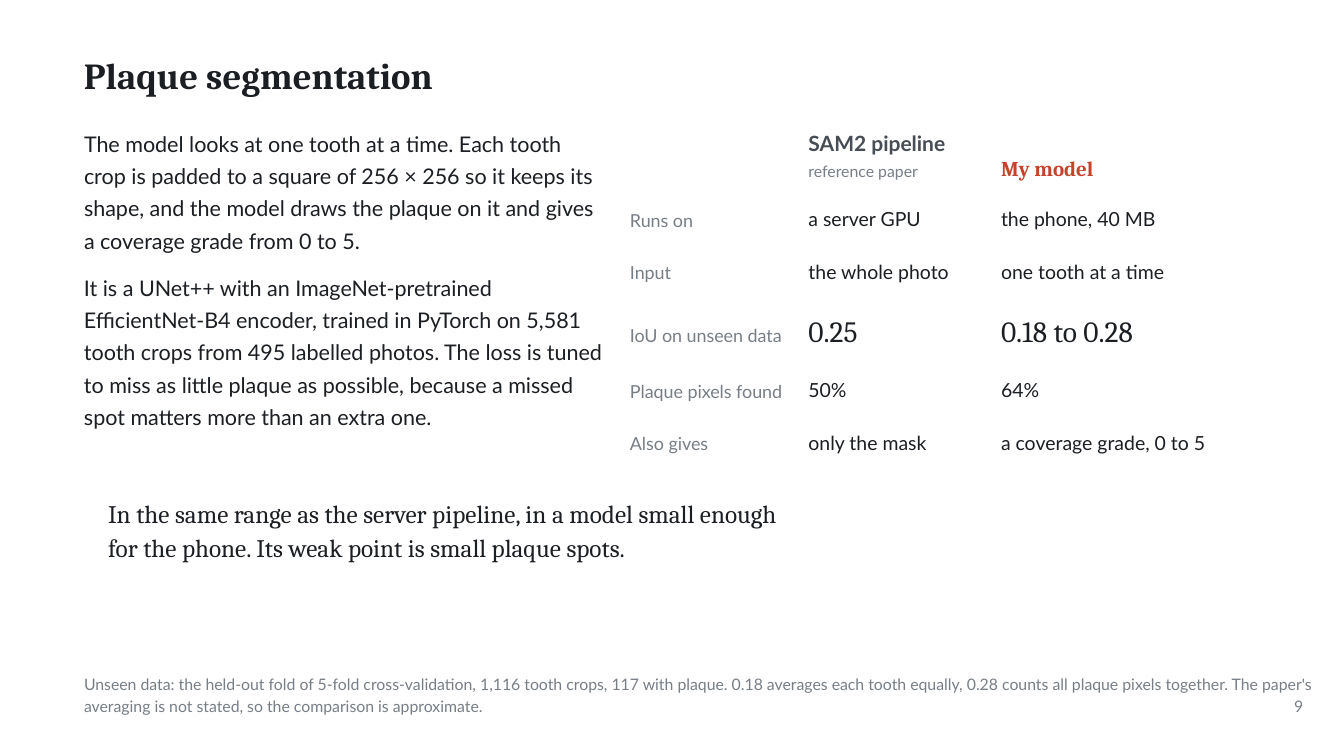
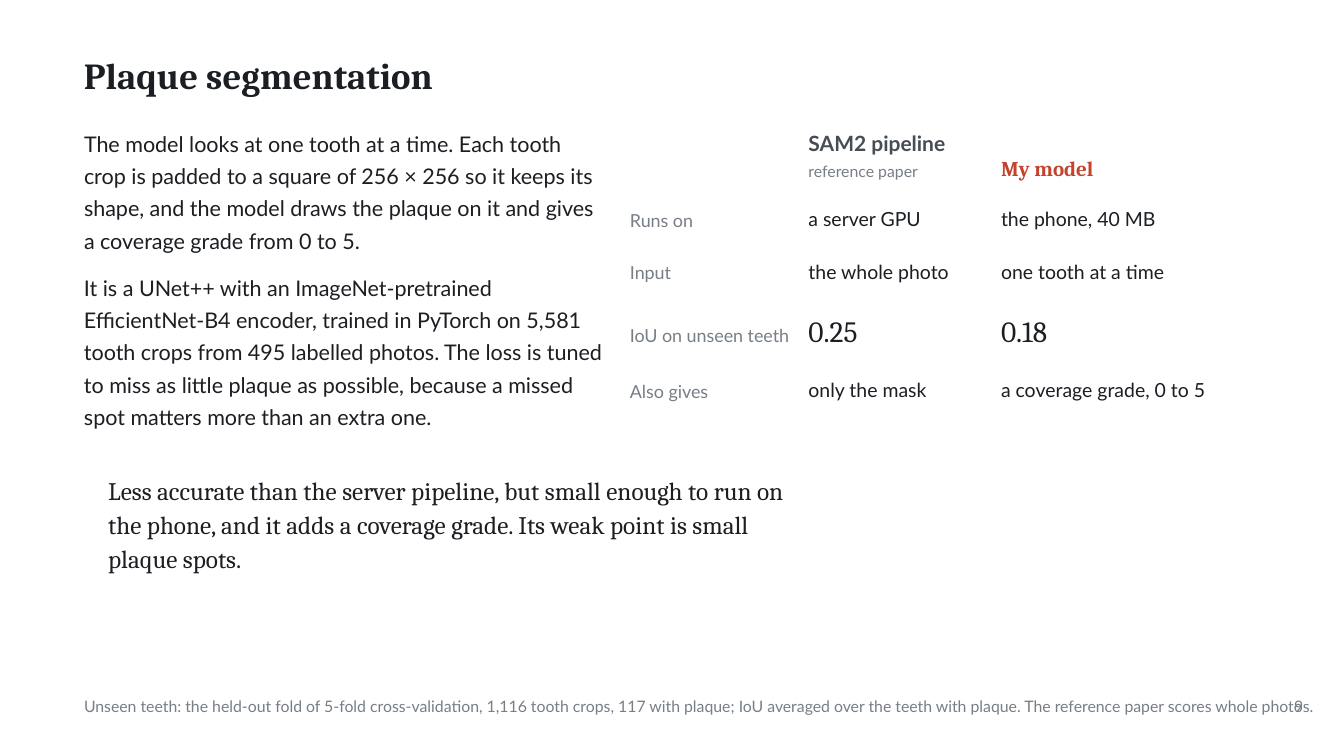
Before and after one commit to ertugrul-senturk/interactive-slides, a slide deck: slide 18 of public/decks/2026-11-smart-teeth.pptx. Drawn at 1344x756 pixels with LibreOffice and Linux fonts; fonts in the diff are those of the drawing; background and template pictures are left out. Boxes give left, top, right and bottom in pixels: in the first picture for what was removed or moved away, otherwise in the second. Text is boxed around its words. In the diff, an @@ line names an element or a change of style, - is before the commit and + after.

```diff
--- a/public/decks/2026-11-smart-teeth.pptx
+++ b/public/decks/2026-11-smart-teeth.pptx
@@ text at (630,329,790,342): text changed @@
-IoU on unseen data
+IoU on unseen teeth
@@ text at (1001,322,1047,343): text changed @@
-0.18 to 0.28
+0.18
@@ text "Also gives": place and size @@
-text "Also gives" at (630,437,709,453)
+text "Also gives" at (630,385,709,401)
@@ text removed at (630,385,782,401) @@
-Plaque pixels found
@@ text "only the mask": place and size @@
-text "only the mask" at (808,435,927,454)
+text "only the mask" at (808,382,927,401)
@@ text removed at (808,383,846,397) @@
-50%
@@ text "a coverage grade, 0 to ...": place and size @@
-text "a coverage grade, 0 to ..." at (1001,435,1205,454)
+text "a coverage grade, 0 to ..." at (1001,382,1205,401)
@@ text removed at (1001,383,1039,397) @@
-64%
@@ text at (108,482,783,574): text changed @@
-In the same range as the server pipeline, in a model small enough
-for the phone. Its weak point is small plaque spots.
+Less accurate than the server pipeline, but small enough to run on
+the phone, and it adds a coverage grade. Its weak point is small
+plaque spots.
@@ text at (84,700,1314,715): text changed @@
-Unseen data: the held-out fold of 5-fold cross-validation, 1,116 tooth crops, 117 with plaque. 0.18 averages each tooth equally, 0.28 counts all plaque pixels together. The paper's
-averaging is not stated, so the comparison is approximate.
+Unseen teeth: the held-out fold of 5-fold cross-validation, 1,116 tooth crops, 117 with plaque; IoU averaged over the teeth with plaque. The reference paper scores whole photos.
```
Also in this commit, not shown: 1 other slide changed, 4 other files.
